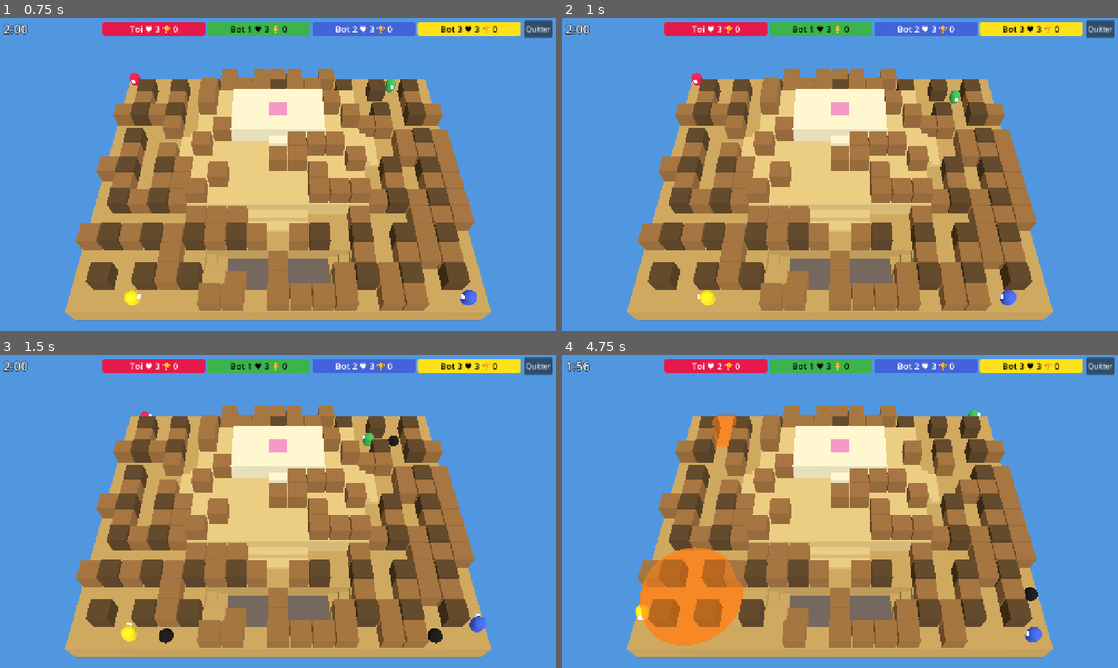
Above: before the commit, frames 1-4 (two rows, left to right).
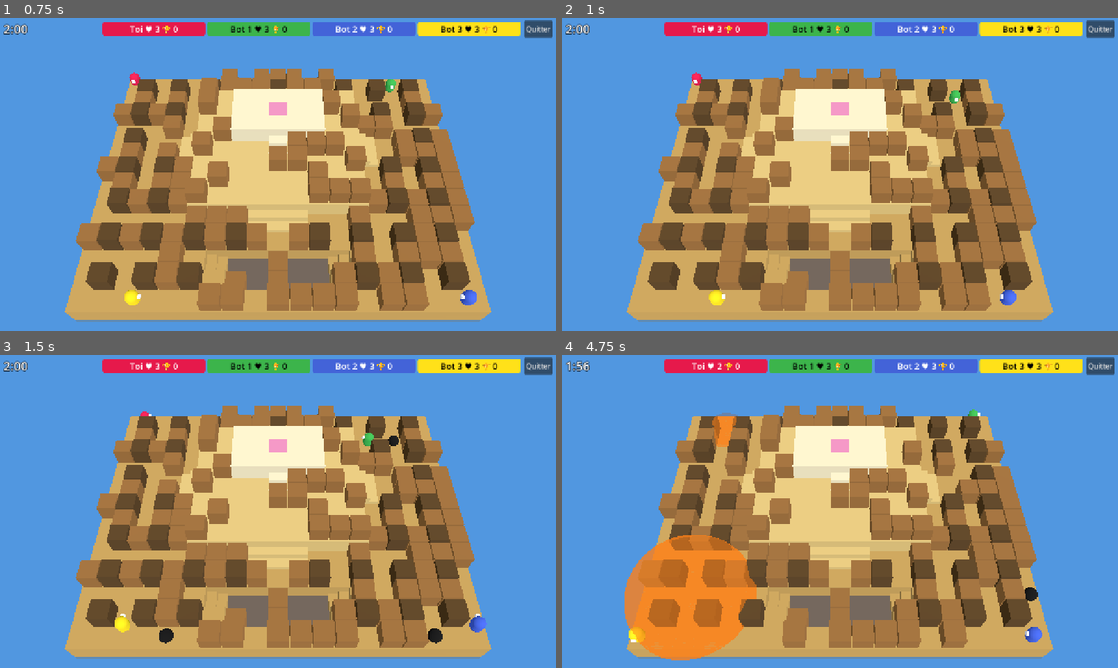
Above: after the commit, the same moments.

Repository: PaulDoazan/bomberman
Game: Godot game, scene res://src/ui/settings_screen.tscn
Same seed, same stepped clock (60 frames per second), same inputs: the game is played once before the commit and once after it.
Inputs (mouse positions are in pixels of both pictures, inside the frame that each line leads up to):
- Up to frame 1 (0.75 s): click "Jouer" at 0.5 s
- Up to frame 2 (1 s): no input
- Up to frame 3 (1.5 s): move the mouse to (400, 495) at 1.27 s; press the mouse at (400, 495) at 1.28 s
- Up to frame 4 (4.75 s): tap Space (place_bomb) at 1.55, 2.1, 3.05 s; move the mouse to (728, 527) at 2.02 s; release the mouse at (728, 527) at 2.03 s; click (728, 527) at 2.3 s; move the mouse to (895, 442) at 2.77 s; hold Right mouse button (action) 2.78-3.53 s; move the mouse to (812, 574) at 3.52 s; click (812, 574) at 3.6 s; move the mouse to (1006, 558) at 4.27 s; hold Space (place_bomb) from 4.28 s (still down)

Frame 1 is identical in both runs. In frame 2, 0.2% of the frame differs, in the area x 24-30%, y 86-92%; in frame 3, 0.2%; in frame 4, 2.9%, in the area x 11-35%, y 57-98%.

Commit message:
Stop bot oscillation and keep bots above the next water step
Seek and climb searches no longer path through endangered cells (only
fleeing keeps the timing rule), so bots wait outside a blast instead of
walking in and fleeing back. Wandering commits to a cell for up to 1 s
at a per-second rate instead of re-rolling every tick, and is reset on a
new world. A bot already beside an opponent without a safe bomb holds
still instead of circling.

During the whole water phase, cells at or below the next water step are
unsafe (except before the final step, which covers everything). Flee
prefers those strictly safe cells and only falls back to any dry cell.
The brain now uses World.next_water_h2() instead of World._water_index.

Co-Authored-By: Claude Opus 5.5 (1M context) <noreply@anthropic.com>
Claude-Session: https://claude.ai/code/session_01VPhps17NVn3uxQFaWV6rT5

Diff:
--- a/src/bots/bot_brain.gd
+++ b/src/bots/bot_brain.gd
@@ -1,15 +1,21 @@
 class_name BotBrain
 extends RefCounted
 
-# Stateless-ish bot: every decision is recomputed from the world. Only the injected rng is used.
-
-const WANDER_CHANCE := 0.1
+# Stateless-ish bot: every decision is recomputed from the world, except a short wander
+# commitment. Only the injected rng is used.
+
+const WANDER_RATE := 0.5 # wanders started per second, on average
+const WANDER_TIME := 1.0 # seconds a wander target is kept at most
 const SAFETY_MARGIN := 0.2
 
 var _rng: RandomNumberGenerator
 # Scratch results of the last _search: cell -> steps, cell -> first cell of the path.
 var _dist: Dictionary = {}
 var _first: Dictionary = {}
+# Wander commitment: the adjacent cell being wandered to and the ticks left (reset on a new world).
+var _wander_cell: Variant = null
+var _wander_ticks := 0
+var _last_world: World = null
 
 func _init(rng: RandomNumberGenerator) -> void:
 	_rng = rng
@@ -17,6 +23,11 @@
 func decide(world: World, id: int) -> PlayerIntent:
 	var bot: PlayerState = world.players[id]
 	var intent := PlayerIntent.new()
+	if world != _last_world:
+		_last_world = world
+		_wander_cell = null
+	var wander: Variant = _wander_cell
+	_wander_cell = null # kept only if the seek step below re-commits to it
 	# 1. Ghosts chase the nearest free living player.
 	if bot.life == PlayerState.Life.GHOST:
 		var best: PlayerState = null
@@ -34,15 +45,17 @@
 	var cell := bot.cell()
 	var bomb_cells := _bomb_cells(world)
 	var danger := DangerMap.build(world)
-	# 3. Flee.
+	# 3. Flee: prefer cells above the next water step, then anything dry.
 	if danger.has(cell):
 		var safe: Variant = _search(world, bot, bomb_cells, danger, false, func(c: Vector2i) -> bool: return _is_safe(world, danger, c))
+		if safe == null:
+			safe = _search(world, bot, bomb_cells, danger, false, func(c: Vector2i) -> bool: return not danger.has(c) and not world.is_submerged(c))
 		if safe != null:
 			_head_to(intent, bot, _first[safe])
 		else:
 			_head_to_least_dangerous(world, intent, bot, bomb_cells, danger)
 		return intent
-	# 4. Climb.
+	# 4. Climb (never through a blast: wait outside it instead).
 	if world.water_warning or world.time_left <= 0.0:
 		var top: Variant = _search_highest(world, bot, bomb_cells, danger)
 		if top != null and world.arena.h2_at(top) > world.arena.h2_at(cell):
@@ -67,16 +80,30 @@
 			if arena.in_bounds(n) and (arena.tile_at(n) == Arena.Tile.BLOCK or opponents.has(n)):
 				return true
 		return false
-	if _rng.randf() < WANDER_CHANCE:
+	# Keep walking to the committed wander cell until reached, unsafe or timed out.
+	if wander != null and _wander_ticks > 0 and not danger.has(wander) \
+			and (wander == cell or _can_enter(world, bot, bomb_cells, cell, wander, strict)) \
+			and bot.pos.distance_to(Arena.center_of(wander)) > SimConfig.STOP_DISTANCE:
+		_wander_cell = wander
+		_wander_ticks -= 1
+		_head_to(intent, bot, wander)
+		return intent
+	# Already beside an opponent but no safe bomb: hold still rather than circle around them.
+	for d in Arena.ORTHOGONAL:
+		if opponents.has(cell + d) and arena.can_step(cell, cell + d):
+			return intent
+	if _rng.randf() < WANDER_RATE * SimConfig.DT:
 		var options: Array[Vector2i] = []
 		for d in Arena.ORTHOGONAL:
 			var n := cell + d
 			if _can_enter(world, bot, bomb_cells, cell, n, strict) and not danger.has(n):
 				options.append(n)
 		if not options.is_empty():
-			_head_to(intent, bot, options[_rng.randi_range(0, options.size() - 1)])
+			_wander_cell = options[_rng.randi_range(0, options.size() - 1)]
+			_wander_ticks = roundi(WANDER_TIME * SimConfig.TICK_RATE) - 1
+			_head_to(intent, bot, _wander_cell)
 			return intent
-	var found: Variant = _search(world, bot, bomb_cells, danger, strict, goal)
+	var found: Variant = _search(world, bot, bomb_cells, danger, strict, goal, true)
 	if found != null:
 		_head_to(intent, bot, _first[found])
 	return intent
@@ -97,10 +124,12 @@
 		return false
 	return not (_water_unsafe(world, to) if strict else world.is_submerged(to))
 
-# Water level at which a cell is unsafe: the next step's when the warning is on, else the current one.
+# Water level at which a cell is unsafe: the next step's during the warning and the whole water
+# phase, else the current one. The final step covers every cell, so it is not anticipated.
 func _water_level(world: World) -> int:
-	if world.water_warning and world._water_index < SimConfig.WATER_STEPS.size():
-		return SimConfig.WATER_STEPS[world._water_index]
+	var nxt: Variant = world.next_water_h2()
+	if nxt != null and (world.water_warning or world.time_left <= 0.0) and not world.next_rise_is_final():
+		return nxt
 	return world.water_h2
 
 func _water_unsafe(world: World, c: Vector2i) -> bool:
@@ -109,9 +138,10 @@
 func _is_safe(world: World, danger: Dictionary, c: Vector2i) -> bool:
 	return not danger.has(c) and not _water_unsafe(world, c)
 
-# BFS over enterable cells; a cell is usable only if its danger outlasts the walk there.
+# BFS over enterable cells; a cell is usable only if its danger outlasts the walk there
+# (fleeing), or only if it is not endangered at all (avoid_danger: seeking, climbing).
 # Returns the first cell satisfying stop (null if none); _dist/_first describe every visited cell.
-func _search(world: World, bot: PlayerState, bomb_cells: Dictionary, danger: Dictionary, strict: bool, stop: Callable) -> Variant:
+func _search(world: World, bot: PlayerState, bomb_cells: Dictionary, danger: Dictionary, strict: bool, stop: Callable, avoid_danger := false) -> Variant:
 	var start := bot.cell()
 	_dist = {start: 0}
 	_first = {start: start}
@@ -127,7 +157,7 @@
 			var n: Vector2i = c + d
 			if _dist.has(n) or not _can_enter(world, bot, bomb_cells, c, n, strict):
 				continue
-			if danger.get(n, INF) <= steps / SimConfig.PLAYER_SPEED + SAFETY_MARGIN:
+			if danger.has(n) and (avoid_danger or danger[n] <= steps / SimConfig.PLAYER_SPEED + SAFETY_MARGIN):
 				continue
 			_dist[n] = steps
 			_first[n] = n if c == start else _first[c]
@@ -136,7 +166,7 @@
 
 # The reachable cell with the greatest h2 (nearest on ties); null when nothing is reachable.
 func _search_highest(world: World, bot: PlayerState, bomb_cells: Dictionary, danger: Dictionary) -> Variant:
-	_search(world, bot, bomb_cells, danger, false, Callable())
+	_search(world, bot, bomb_cells, danger, false, Callable(), true)
 	var best: Variant = null
 	var best_h2 := 0
 	for c: Vector2i in _dist: # insertion order is BFS order
--- a/tests/test_bots.gd
+++ b/tests/test_bots.gd
@@ -110,3 +110,144 @@
 	var ms := Time.get_ticks_msec() - t0
 	print("       270 decides: %d ms" % ms)
 	assert_true(ms < 1000, "270 decides under 1000 ms (took %d)" % ms)
+
+func _assert_never_enters_danger(w: World, brain: BotBrain, seconds: float, msg: String) -> void:
+	for _t in roundi(seconds * SimConfig.TICK_RATE):
+		w.step({0: brain.decide(w, 0)})
+		if w.bombs.is_empty():
+			return
+		var c: Vector2i = w.players[0].cell()
+		if DangerMap.build(w).has(c):
+			assert_true(false, "%s : entre dans %s au tick %d" % [msg, str(c), w.tick])
+			return
+
+func test_seek_path_avoids_danger() -> void:
+	# The only way to the block crosses a blast that is still 2 s away: the bot waits outside.
+	var a := Fixtures.flat(9, 3)
+	a.set_cell(Vector2i(8, 1), Arena.Tile.BLOCK, 0)
+	var w := _world(a, [Vector2(0.5, 1.5)])
+	w.add_bomb(1, Vector2i(4, 0), 2.0)
+	assert_false(DangerMap.build(w).has(Vector2i(0, 1)), "départ hors danger")
+	_assert_never_enters_danger(w, _brain(), 2.0, "seek")
+
+func test_bot_does_not_reenter_own_blast() -> void:
+	# Two-row corridor ending in two blocks. The bot bombs (13, 0) and flees left; its next goal,
+	# (12, 1) beside the block (13, 1), lies inside the blast. It must wait outside instead of
+	# ping-ponging back in. A far long-fused bomb takes its second bomb slot.
+	var a := Fixtures.flat(14, 2)
+	a.set_cell(Vector2i(13, 0), Arena.Tile.BLOCK, 0)
+	a.set_cell(Vector2i(13, 1), Arena.Tile.BLOCK, 0)
+	var w := _world(a, [Vector2(12.5, 0.5)])
+	w.add_bomb(0, Vector2i(0, 0), 99.0)
+	var brain := _brain()
+	w.step({0: brain.decide(w, 0)})
+	assert_eq(w.bombs.size(), 2, "bombe posée")
+	var bomb := w.bomb_at(Vector2i(12, 0))
+	var blast := Explosion.hit_cells(a, bomb.cell, SimConfig.BOMB_RADIUS)
+	var left := false
+	for _t in roundi(SimConfig.FUSE * SimConfig.TICK_RATE):
+		w.step({0: brain.decide(w, 0)})
+		if not w.bombs.has(bomb.id):
+			break
+		var inside: bool = w.players[0].cell() in blast
+		if not inside:
+			left = true
+		elif left:
+			assert_true(false, "revient dans le souffle au tick %d" % w.tick)
+			break
+	assert_true(left, "a quitté le souffle")
+	assert_eq(w.players[0].lives, 3, "survit")
+
+func test_flee_prefers_cells_above_next_water_step() -> void:
+	# Ground x 0-3 (h2 0), stair x 4 (h2 1), upper floor x 5-12 (h2 2). Water phase, water at -1,
+	# next step 1 is 19 s away: dodging down the stair would strand the bot below the next step.
+	var a := Fixtures.flat(13, 7)
+	for y in 7:
+		a.set_cell(Vector2i(4, y), Arena.Tile.STAIRS, 1, Arena.Axis.X)
+		for x in range(5, 13):
+			a.set_cell(Vector2i(x, y), Arena.Tile.FLOOR, 2)
+	var w := _world(a, [Vector2(5.5, 3.5)], 1.0)
+	_go_water_phase(w)
+	w.add_bomb(1, Vector2i(6, 3), SimConfig.FUSE)
+	var i := _brain().decide(w, 0)
+	assert_true(i.moving, "fuit")
+	assert_true(i.target.x > 5.0, "fuit en restant en haut (cible %s)" % str(i.target))
+
+func _go_water_phase(w: World) -> void:
+	while w.water_h2 < -1:
+		w.step({})
+	assert_true(w.time_left <= 0.0 and not w.water_warning, "phase d'eau hors alerte")
+
+# Heading reversals (dot < -0.5 with the previous tick's movement) over moving ticks, all seats bots.
+func _reversal_rate(seed_v: int, seconds: float) -> float:
+	var cfg := SimConfig.new()
+	cfg.bot_count = 3
+	var rng := RandomNumberGenerator.new()
+	rng.seed = seed_v
+	var ms := MatchState.new(cfg, rng)
+	var brains: Dictionary = {}
+	for mp in ms.players:
+		brains[mp.id] = BotBrain.new(rng)
+	var prev_pos: Dictionary = {}
+	var prev_dir: Dictionary = {}
+	var moving := 0
+	var reversals := 0
+	for _t in roundi(seconds * SimConfig.TICK_RATE):
+		var w := ms.world
+		var intents: Dictionary = {}
+		for id: int in w.players:
+			intents[id] = brains[id].decide(w, id)
+		ms.step(intents)
+		for p: PlayerState in w.players.values():
+			if p.life != PlayerState.Life.ALIVE:
+				prev_pos.erase(p.id)
+				prev_dir.erase(p.id)
+				continue
+			if prev_pos.has(p.id):
+				var d: Vector2 = p.pos - prev_pos[p.id]
+				if d.length() > 1e-4:
+					d = d.normalized()
+					moving += 1
+					if prev_dir.has(p.id) and d.dot(prev_dir[p.id]) < -0.5:
+						reversals += 1
+					prev_dir[p.id] = d
+			prev_pos[p.id] = p.pos
+	return float(reversals) / maxi(1, moving)
+
+func test_bot_heading_reversals_stay_low() -> void:
+	var rate := _reversal_rate(42, 60.0)
+	print("       heading reversals: %.1f %%" % (rate * 100.0))
+	assert_true(rate < 0.08, "demi-tours < 8 %% (obtenu %.1f %%)" % (rate * 100.0))
+
+# Seeded 4-bot rounds: how many living players drown when the water reaches h2 3 (floods level 1).
+func test_bots_survive_level_one_flood() -> void:
+	var alive := 0
+	var drowned := 0
+	for seed_v in [7, 8, 9]:
+		var cfg := SimConfig.new()
+		cfg.bot_count = 3
+		cfg.round_time = 30.0
+		var rng := RandomNumberGenerator.new()
+		rng.seed = seed_v
+		var ms := MatchState.new(cfg, rng)
+		var brains: Dictionary = {}
+		for mp in ms.players:
+			brains[mp.id] = BotBrain.new(rng)
+		var w := ms.world
+		while not w.finished and w.water_h2 < 3:
+			var intents: Dictionary = {}
+			for id: int in w.players:
+				intents[id] = brains[id].decide(w, id)
+			var before := 0
+			for p: PlayerState in w.players.values():
+				if p.life == PlayerState.Life.ALIVE:
+					before += 1
+			ms.step(intents)
+			if w.water_h2 == 3:
+				alive += before
+				for e: Dictionary in w.events:
+					if e["type"] == "death" and e["cause"] == "drown":
+						drowned += 1
+	print("       level-1 flood: %d drowned of %d alive" % [drowned, alive])
+	assert_true(alive > 0, "des joueurs vivants avant la montée")
+	assert_true(drowned * 4 <= alive, "au plus un quart noyé (%d / %d)" % [drowned, alive])
